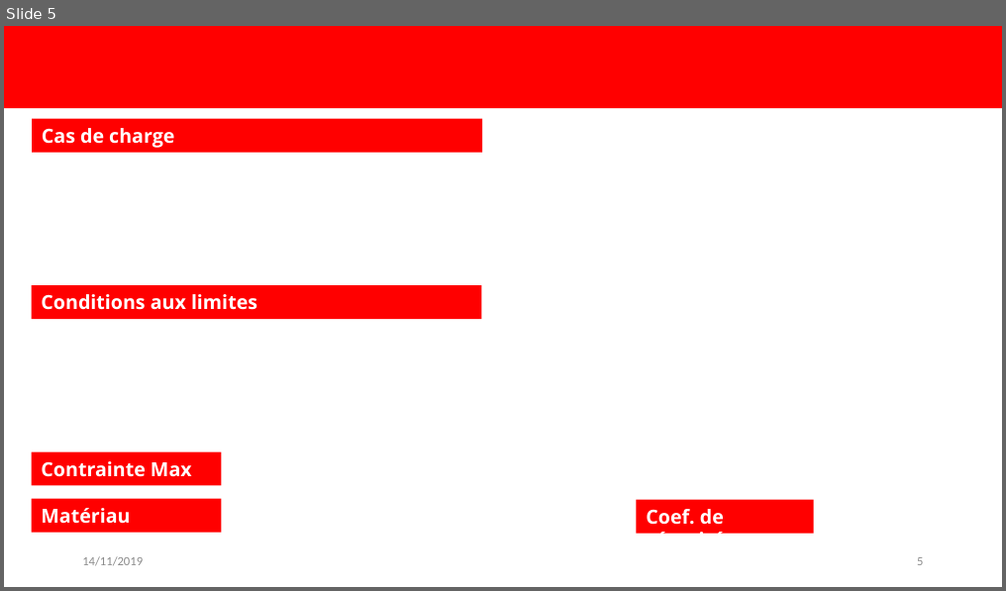
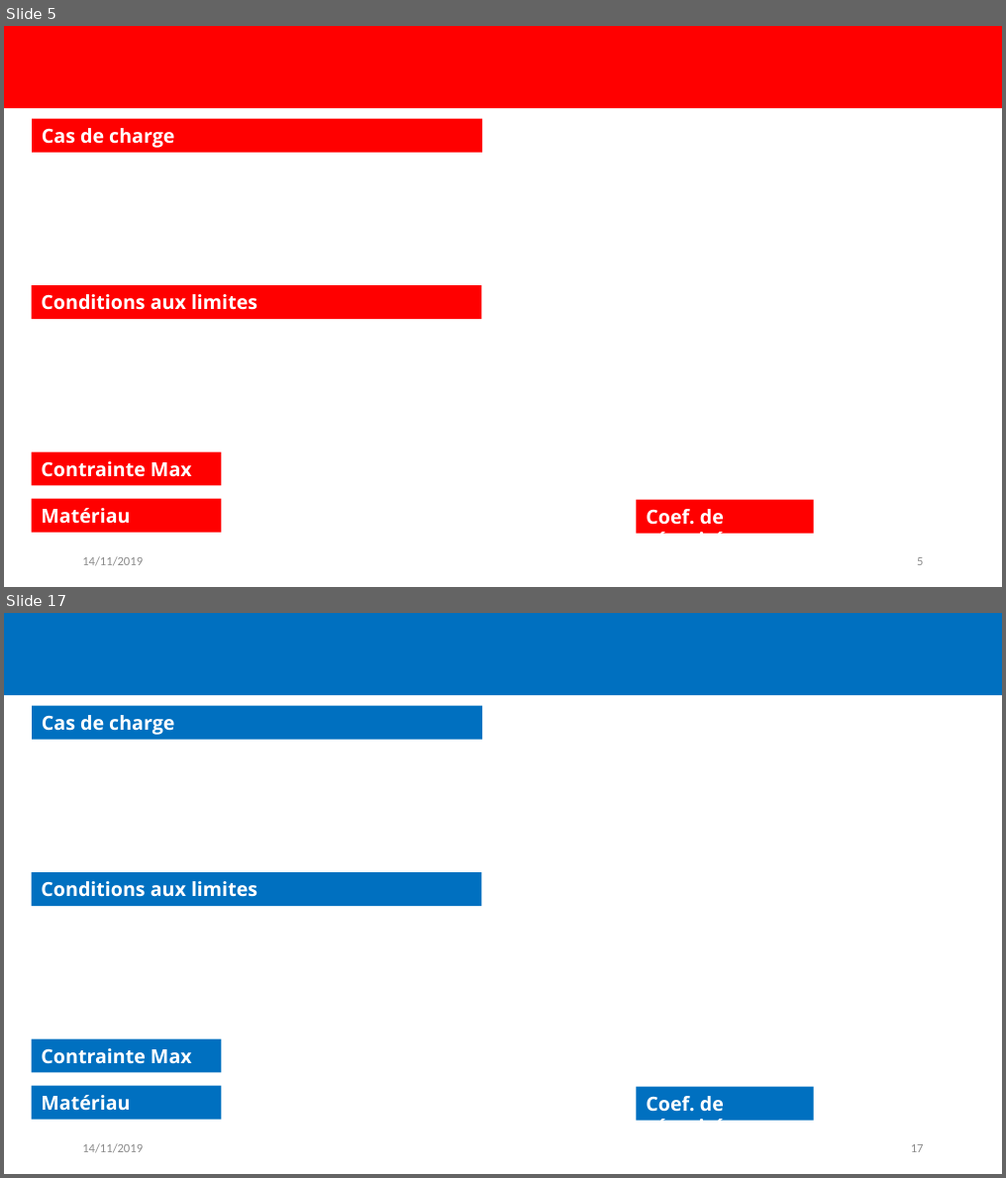
Before and after one commit to EOSCogniton/Ressources2020, a slide deck: TO_TOPs/06_Audits_Techniques/Template.pptx. Shown one above the other, each under a label of ours: slide 5 before the commit, slides 5 and 17 after it; the slides between them are not shown. The pictures are 1006x591 and 1006x1178 pixels, drawn with LibreOffice and Linux fonts; fonts in the diff are those of the drawing; background and template pictures are left out. Boxes give left, top, right and bottom in pixels: in the first picture for what was removed or moved away, otherwise in the second. Text is boxed around its words. In the diff, an @@ line names an element or a change of style, - is before the commit and + after.

```diff
--- a/TO_TOPs/06_Audits_Techniques/Template.pptx
+++ b/TO_TOPs/06_Audits_Techniques/Template.pptx
@@ slide 17 added at [4, 613, 1002, 1174], background #FFFFFF @@
@@ rectangle added at [4, 613, 1002, 696], fill #0070C0 @@
@@ rectangle added at [32, 706, 482, 740], fill #0070C0, 14 pt, text #FFFFFF, bold @@
+Cas de charge
@@ rectangle added at [31, 872, 481, 906], fill #0070C0, 14 pt, text #FFFFFF, bold @@
+Conditions aux limites
@@ rectangle added at [31, 1039, 221, 1073], fill #0070C0, 14 pt, text #FFFFFF, bold @@
+Contrainte Max
@@ rectangle added at [31, 1086, 221, 1120], fill #0070C0, 14 pt, text #FFFFFF, bold @@
+Matériau
@@ rectangle added at [636, 1087, 813, 1121], fill #0070C0, 14 pt, text #FFFFFF, bold @@
+Coef. de sécurité
@@ text added at [82, 1144, 143, 1154], 9 pt, text #8C8C8C @@
+14/11/2019
@@ page number added at [911, 1145, 924, 1153], 9 pt, text #8C8C8C @@
+17
```
Also in this commit, not shown: 2 slides changed, 15 other slides added, 1 other file.
